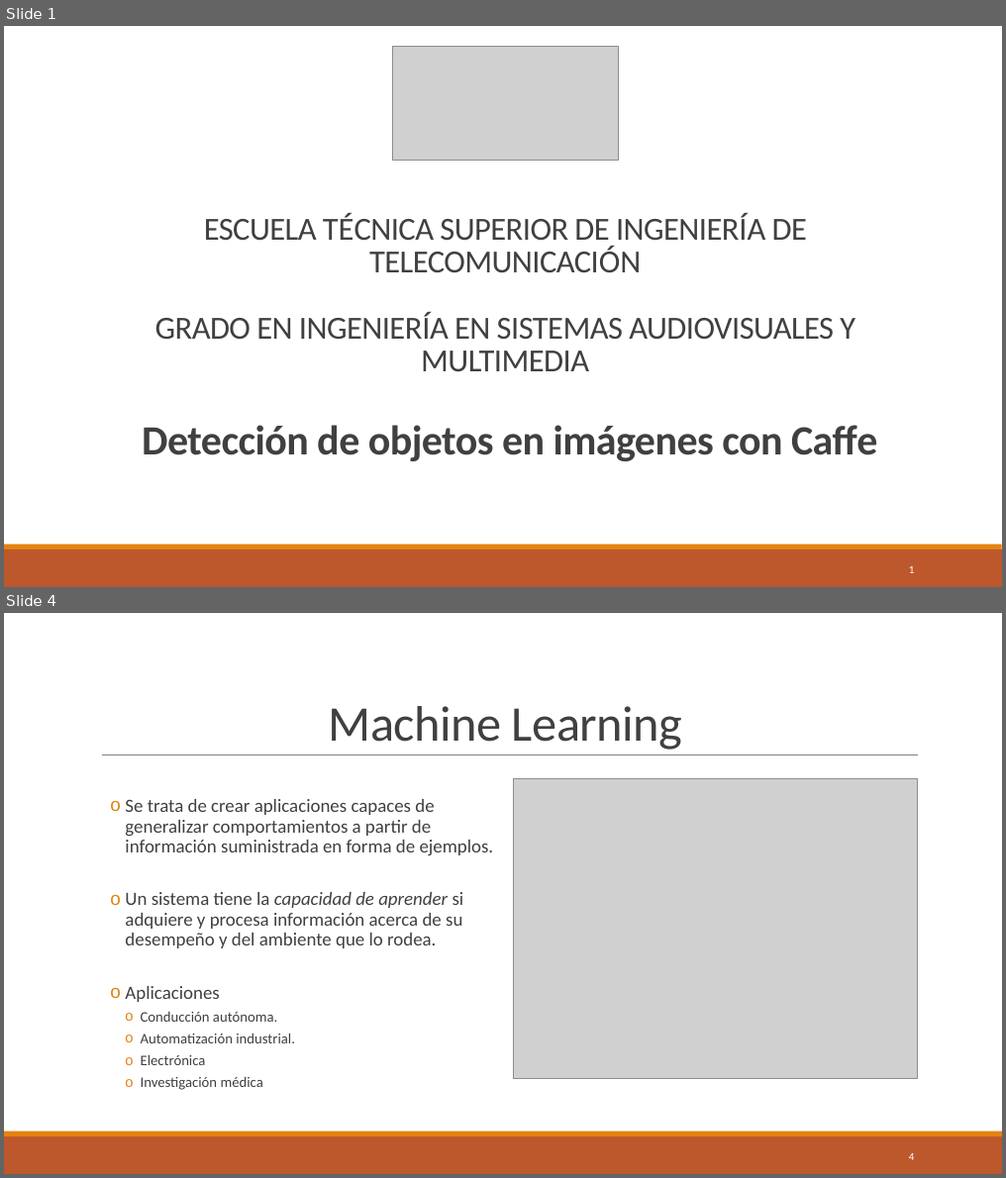
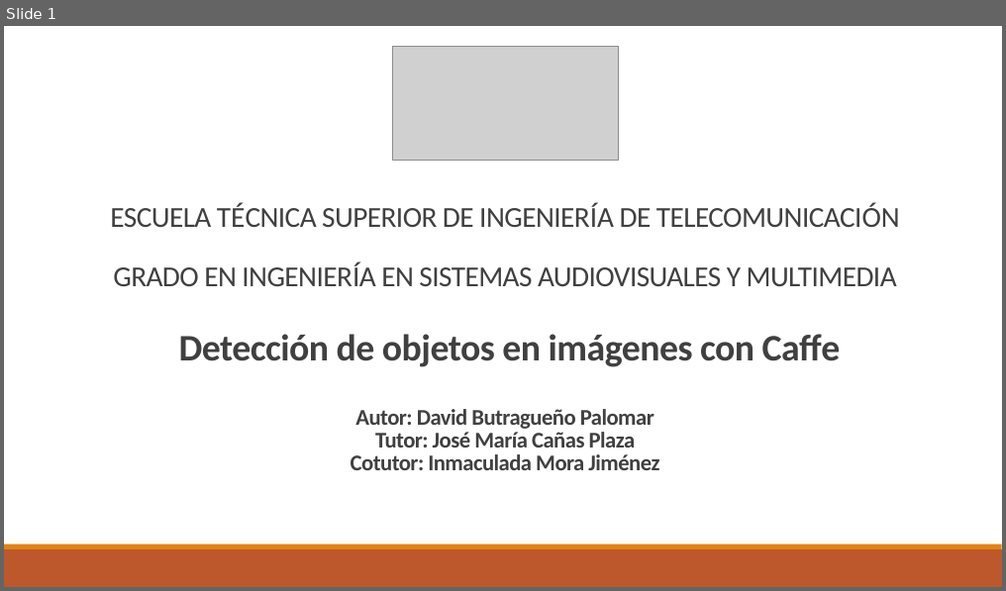
Before and after one commit to RoboticsLabURJC/2016-tfg-David-Butragueno, a slide deck: ExposicionTFG.pptx. Shown one above the other, each under a label of ours: slides 1 and 4 before the commit, slide 1 after it; the slides between them are not shown. The pictures are 1006x1178 and 1006x591 pixels, drawn with LibreOffice and Linux fonts; fonts in the diff are those of the drawing; grey boxes stand for pictures. Boxes give left, top, right and bottom in pixels: in the first picture for what was removed or moved away, otherwise in the second. Text is boxed around its words. In the diff, an @@ line names an element or a change of style, - is before the commit and + after.

```diff
--- a/ExposicionTFG.pptx
+++ b/ExposicionTFG.pptx
@@ slide 4 removed at [4,613,1002,1174], background #FFFFFF; not listed: 2 template elements that a slide beside it also shows @@
@@ title removed at [329,706,682,750] @@
-Machine Learning
@@ line removed from (102, 756) to (918, 756) @@
@@ picture removed at [513,779,918,1078] @@
@@ text removed at [125,799,494,1090] @@
-  o Se trata de crear aplicaciones capaces de generalizar comportamientos a partir de información suministrada en forma de ejemplos.
-  o Un sistema tiene la capacidad de aprender si adquiere y procesa información acerca de su desempeño y del ambiente que lo rodea.
-  o Aplicaciones
-    o Conducción autónoma.
-    o Automatización industrial.
-    o Electrónica
-    o Investigación médica
@@ page number removed at [909,1154,915,1160] @@
-4
@@ slide 1 changed as well @@
@@ title at [110,203,900,471]: text changed; size 31 to 27.9 pt; bold on @@
-ESCUELA TÉCNICA SUPERIOR DE INGENIERÍA DE TELECOMUNICACIÓN
-GRADO EN INGENIERÍA EN SISTEMAS AUDIOVISUALES Y MULTIMEDIA
-Detección de objetos en imágenes con Caffe
+ESCUELA TÉCNICA SUPERIOR DE INGENIERÍA DE TELECOMUNICACIÓN
+GRADO EN INGENIERÍA EN SISTEMAS AUDIOVISUALES Y MULTIMEDIA
+Detección de objetos en imágenes con Caffe
+Autor: David Butragueño Palomar
+Tutor: José María Cañas Plaza
+Cotutor: Inmaculada Mora Jiménez
@@ page number removed at [909,567,915,573] @@
-1
```
Also in this commit, not shown: 11 other slides changed, 13 slides added, 3 other slides removed.
